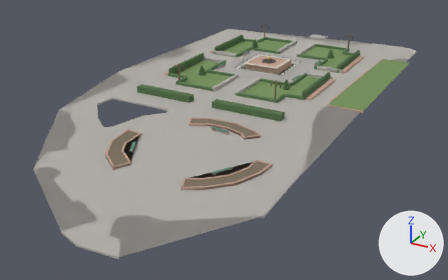
The Blender file models/AR_Herautenplein/AR_Herautenplein_master.blend: old version first, new version second.
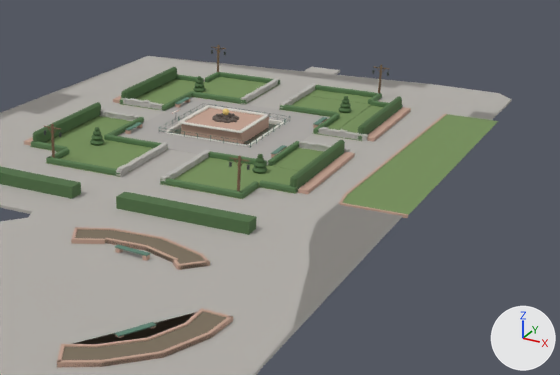
There are two pictures of each version: one whole from a 50 mm lens placed at (42.4, -121.7, 31.1), pointed at (1.8, -48.0, -5.8), one close up on the part from 34% to 99% of the width and 0% to 69% of the height. Every picture has the same lights, and +X, +Y and +Z are marked at lower right. The first two pictures are the older version.

Objects in the first close-up: 'HP_bakken__baksteen', 'HP_bloemvakken__baksteen', 'HP_bloemvakken__bodem', 'HP_fontein__baksteen', 'HP_fontein__steen', 'HP_gazon__gras', 'HP_hagen__haag', 'HP_hagen_zuid__taxus', 'HP_keien__kassei', 'HP_muurtjes__ruwsteen', 'HP_plavuis__plavuis', 'HP_taxus__taxus' and 8 more.
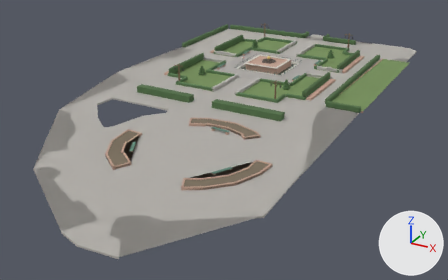
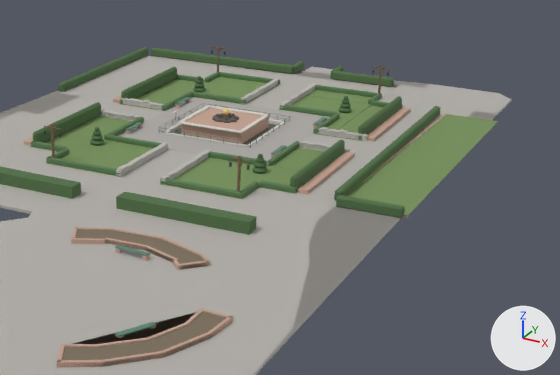
Patch to the scene script:
```diff
--- a/models/AR_Herautenplein/AR_Herautenplein_master.blend.py
+++ b/models/AR_Herautenplein/AR_Herautenplein_master.blend.py
@@ me_hp_hagen_rand__taxus @@
+me_hp_hagen_rand__taxus.from_pydata(...)  # 168 vertices, 182 faces; spans x -19.6..20.3, y -42.7..-5.6, z 0.0..0.9
+me_hp_hagen_rand__taxus.materials.append(mat_mat_taxus)  # dark green #506f45
@@ ob_hp_hagen_rand__taxus @@
+ob_hp_hagen_rand__taxus = bpy.data.objects.new('HP_hagen_rand__taxus', me_hp_hagen_rand__taxus)
+ob_hp_hagen_rand__taxus.location = (0.0, 0.0, 0.0)
```

Location of each change, (x1, y1, x2, y2) in pixels of the close-ups (560 x 375 px):
'HP_hagen_rand__taxus', added: after (58, 47, 440, 218)
